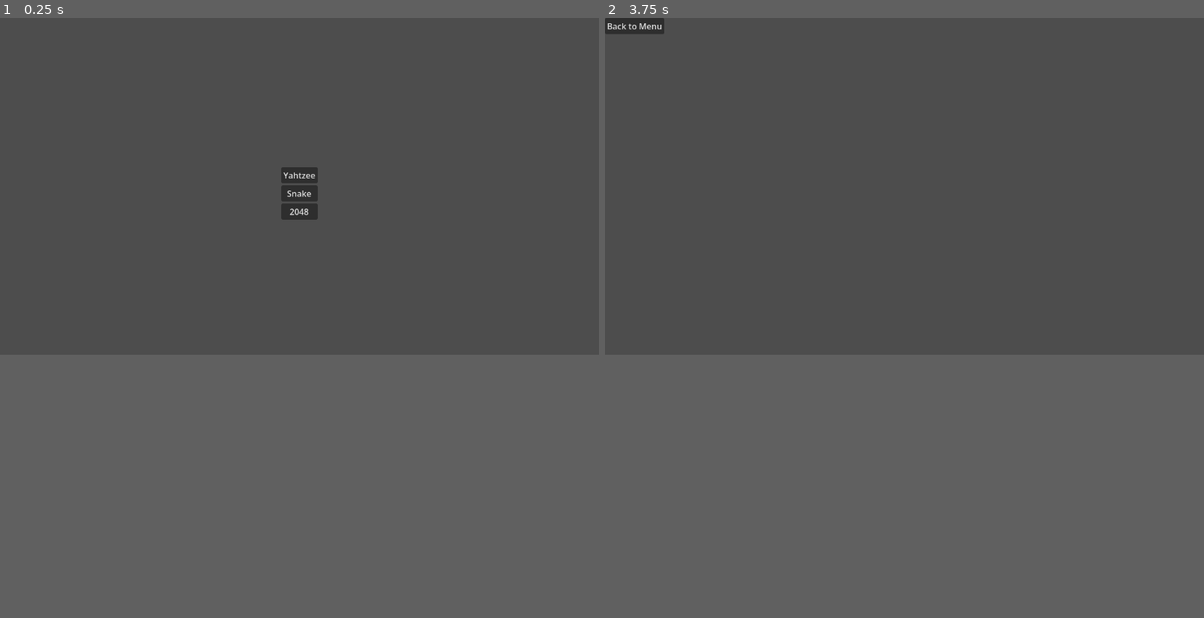
Above: before the commit, frames 1-2 (left to right).
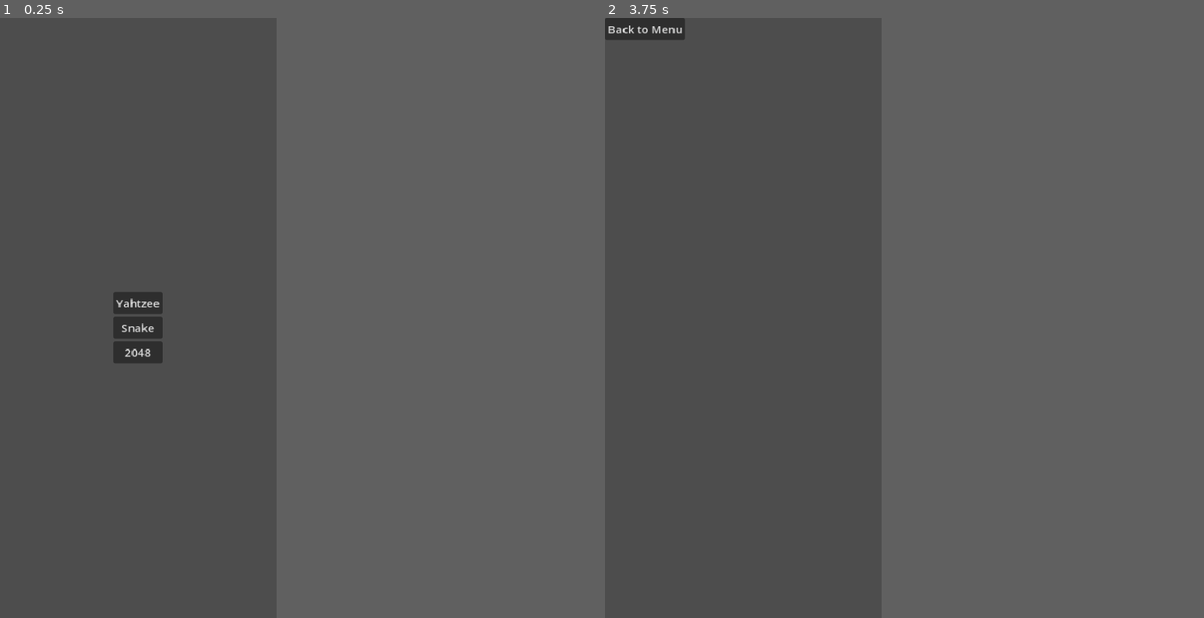
Above: after the commit, the same moments.

Repository: lma812/OfflineClassics
Game: Godot game, scene res://main_menu.tscn
Same seed, same stepped clock (60 frames per second), same inputs: the game is played once before the commit and once after it.
Inputs:
- Up to frame 1 (0.25 s): no input
- Up to frame 2 (3.75 s): click "Yahtzee" at 0.5 s; click "Back to Menu" at 1.25 s; click "Snake" at 2 s; click "2048" at 2.75 s; click "Yahtzee" at 3.5 s
In our replay, the window is 799x449 before the commit and 369x800 after it. These sizes can differ from the game's own. Grey fills any space a smaller window leaves; there, only what the larger window draws over its background counts as a difference.

The runs differ from the first frame. In frame 1, 1.3% of the frame differs, in the area x 18-54%, y 24-58%; in frame 2, 0.3%.

Commit message:
changed resolution to phone + more colors

Diff:
--- a/project.godot
+++ b/project.godot
@@ -19,6 +19,13 @@
 
 GameColors="*uid://pi2216hvhymn"
 
+[display]
+
+window/size/viewport_width=393
+window/size/viewport_height=852
+window/stretch/mode="canvas_items"
+window/stretch/aspect="expand"
+
 [physics]
 
 3d/physics_engine="Jolt Physics"
--- a/shared/theme/game_colors.gd
+++ b/shared/theme/game_colors.gd
@@ -9,3 +9,6 @@
 const DEEP_SPACE_BLUE = Color("#153243")
 const IVORY = Color("#F4F9E9")
 const ASH_GREY = Color("#B4B8AB")
+const SPOTIFY_GREEN = Color("#1DB954")
+const YELLOW = Color("#ebcc14")
+const RED = Color("#e31c1e")
